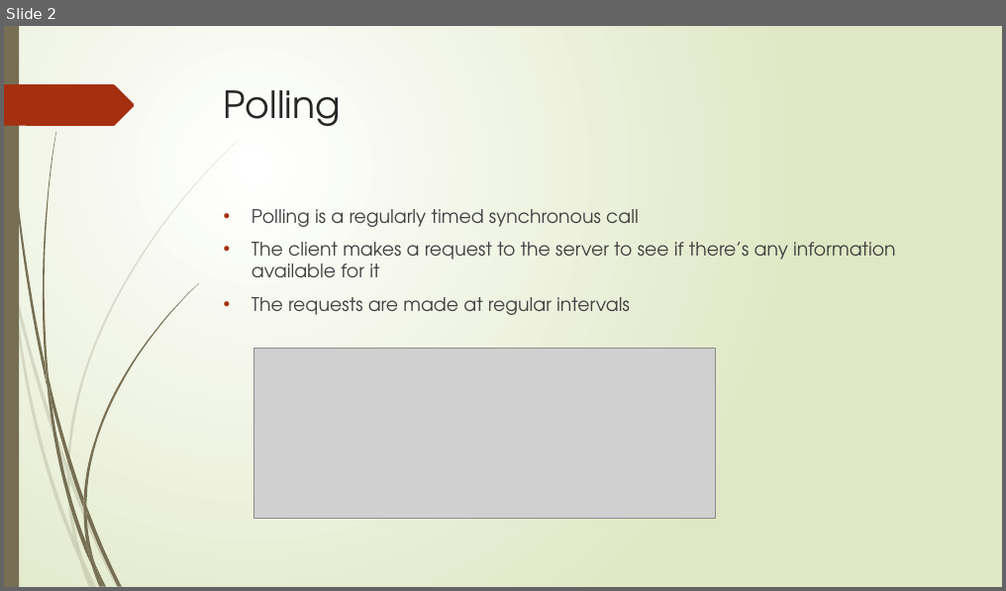
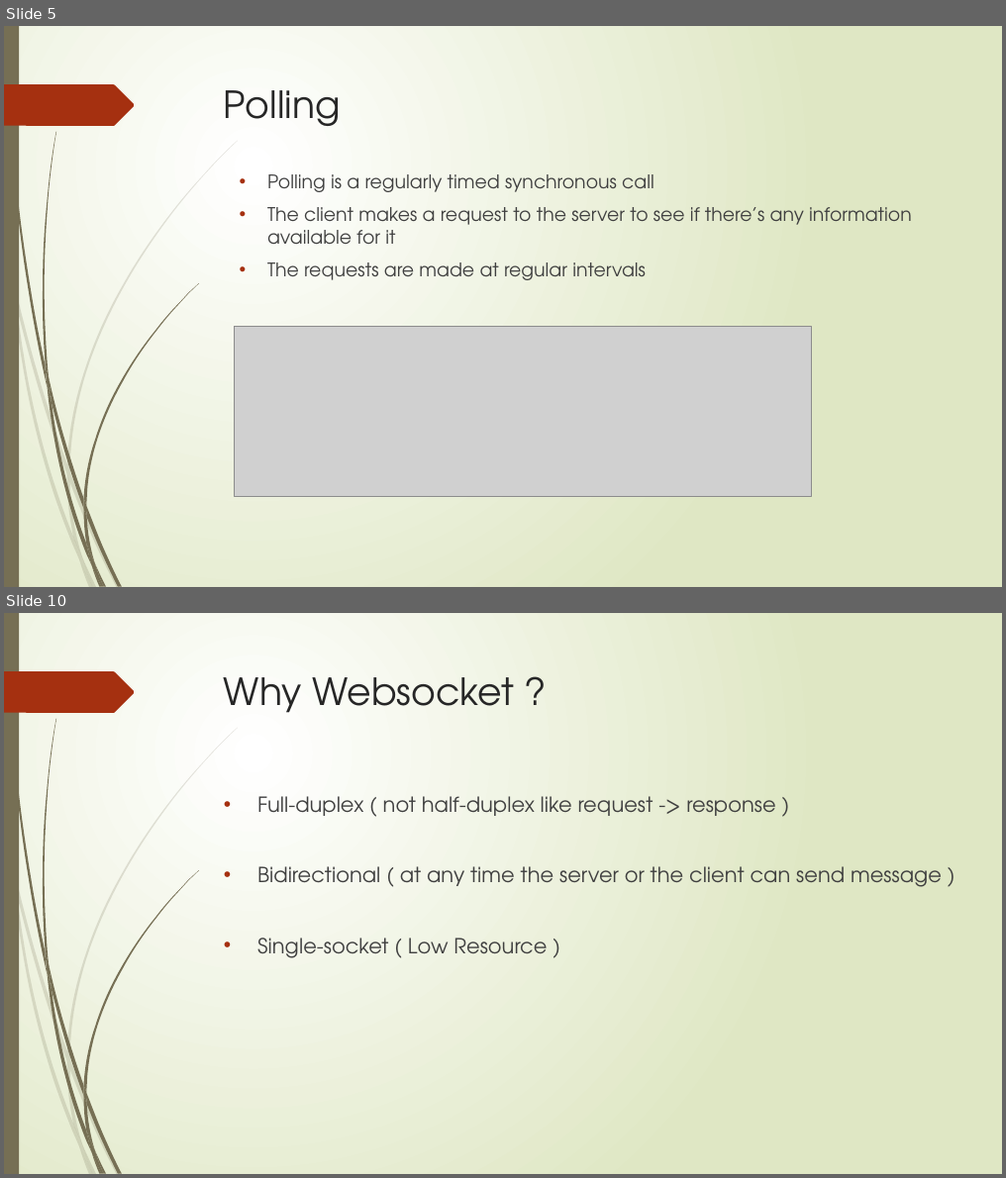
Before and after one commit to aliammar7/WebSocket, a slide deck: Websocket.pptx. Shown one above the other, each under a label of ours: slide 2 before the commit, slides 5 and 10 after it; the slides between them are not shown. The pictures are 1006x591 and 1006x1178 pixels, drawn with LibreOffice and Linux fonts; fonts in the diff are those of the drawing; grey boxes stand for pictures. Boxes give left, top, right and bottom in pixels: in the first picture for what was removed or moved away, otherwise in the second. Text is boxed around its words. In the diff, an @@ line names an element or a change of style, - is before the commit and + after.

```diff
--- a/Websocket.pptx
+++ b/Websocket.pptx
@@ slide 10 added at [4, 613, 1002, 1174], background gradient #FFFFFF to #DFE8C4; not listed: 24 template elements that a slide beside it also shows @@
@@ title added at [224, 677, 514, 713], 36 pt, text #262626 @@
+Why Websocket ?
@@ text added at [257, 796, 942, 959], 20 pt, text #404040 @@
+• Full-duplex ( not half-duplex like request -> response )
+• Bidirectional ( at any time the server or the client can send message )
+• Single-socket ( Low Resource )
@@ what was slide 2 is now slide 5 @@
@@ slide 5 changed as well @@
@@ text "Polling is a regularly timed ...": place and size @@
-text "Polling is a regularly timed ..." at [252, 209, 896, 315]
+text "Polling is a regularly timed ..." at [267, 174, 912, 280]
@@ picture: place and size @@
-picture at [254, 348, 715, 519]
+picture at [235, 326, 812, 497]
```
Also in this commit, not shown: 1 other slide changed, 19 other slides added, 1 slide removed.
